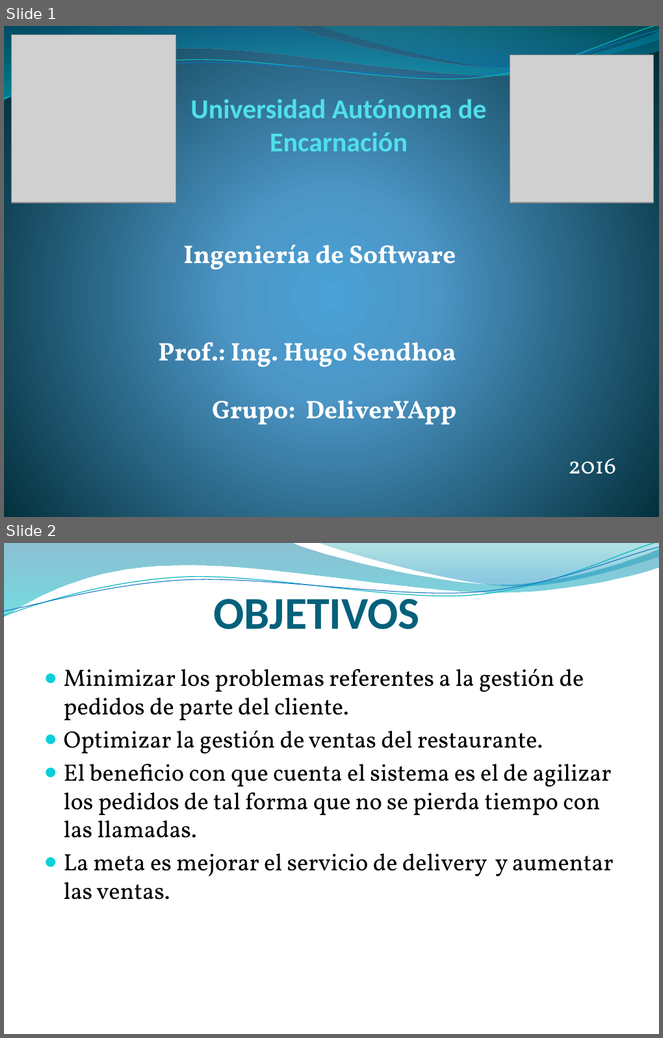
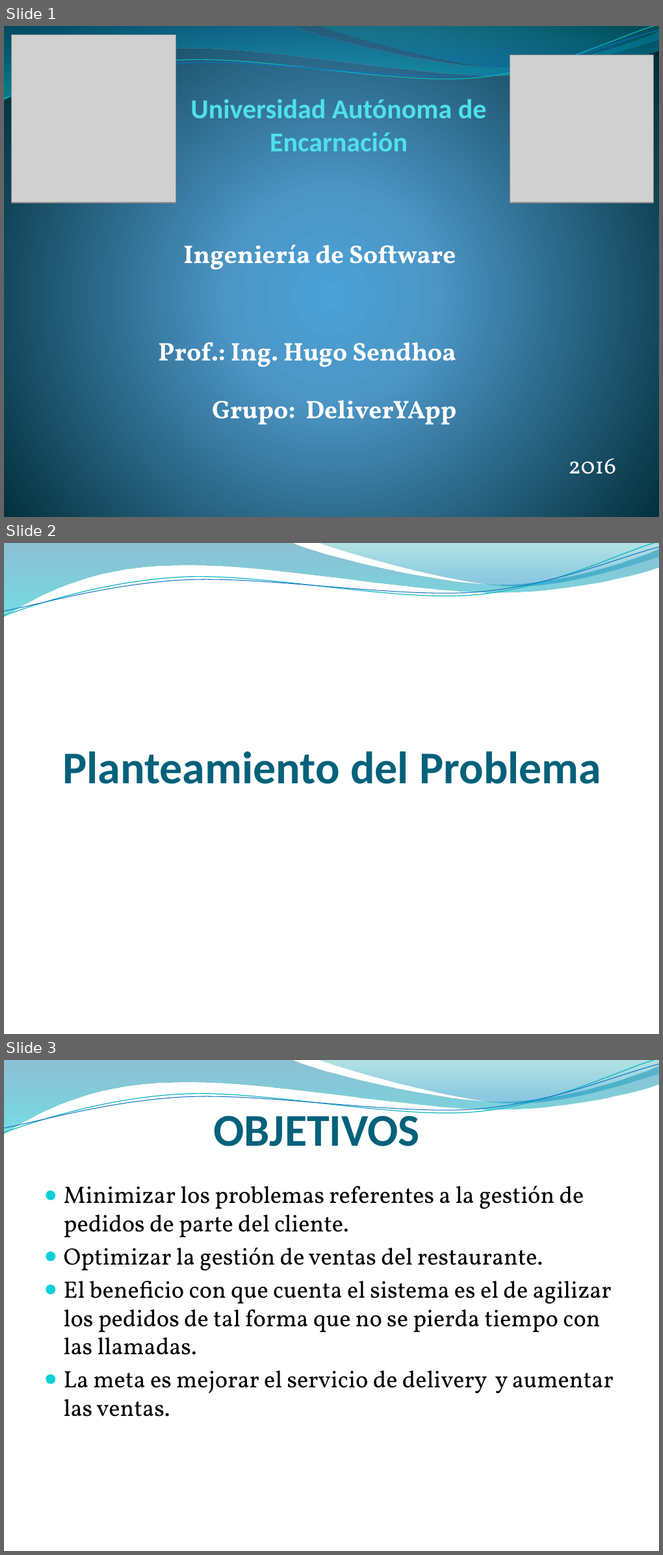
Before and after one commit to francben/proyectoDeliberyApp, a slide deck: Para Presentacion final.pptx. Shown one above the other, each under a label of ours: slides 1 and 2 before the commit, slides 1, 2 and 3 after it. The pictures are 663x1038 and 663x1555 pixels, drawn with LibreOffice and Linux fonts; fonts in the diff are those of the drawing; grey boxes stand for pictures; background and template pictures are left out. Boxes give left, top, right and bottom in pixels: in the first picture for what was removed or moved away, otherwise in the second. Text is boxed around its words. In the diff, an @@ line names an element or a change of style, - is before the commit and + after.

Commit message:
Planteamiento del problema Antes de Objetivos para que empiece a hablar

```diff
--- a/Para Presentacion final.pptx
+++ b/Para Presentacion final.pptx
@@ slide 2 added at [4, 543, 659, 1034], background picture (left out); not listed: 4 template elements that a slide beside it also shows @@
@@ title added at [62, 752, 601, 784], 50 pt, text #04617B, bold @@
+Planteamiento del Problema
@@ what was slide 2 is now slide 3 @@
```
Also in this commit, not shown: 1 slide changed.
